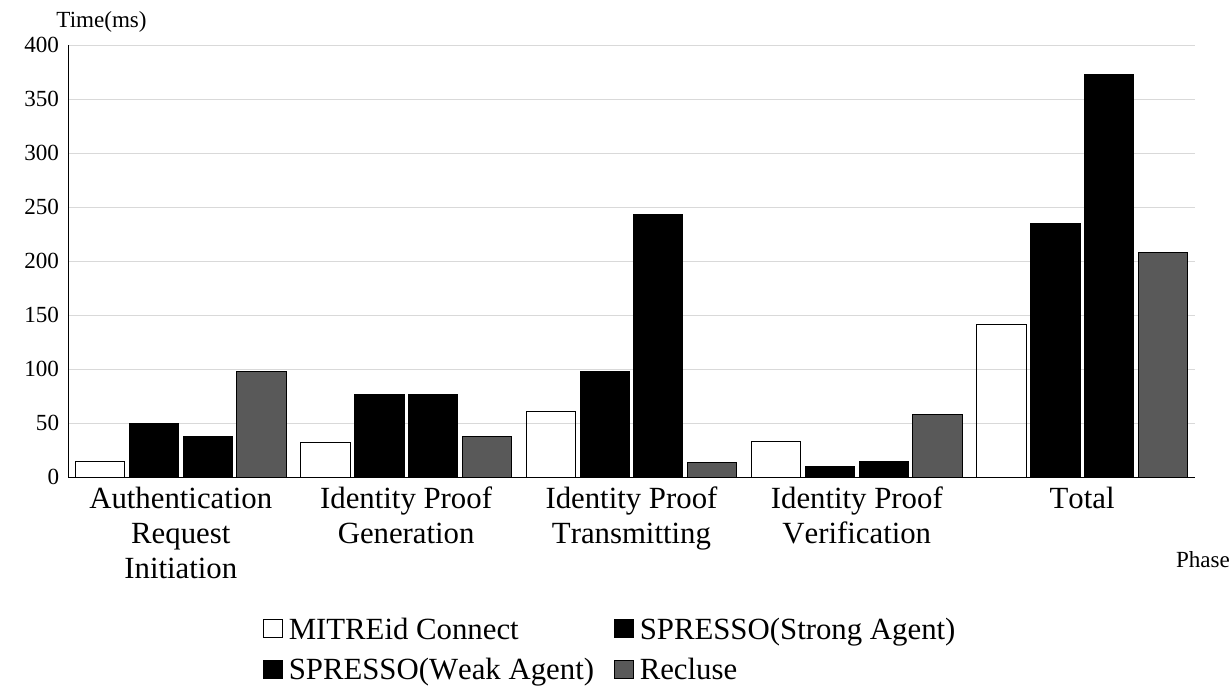
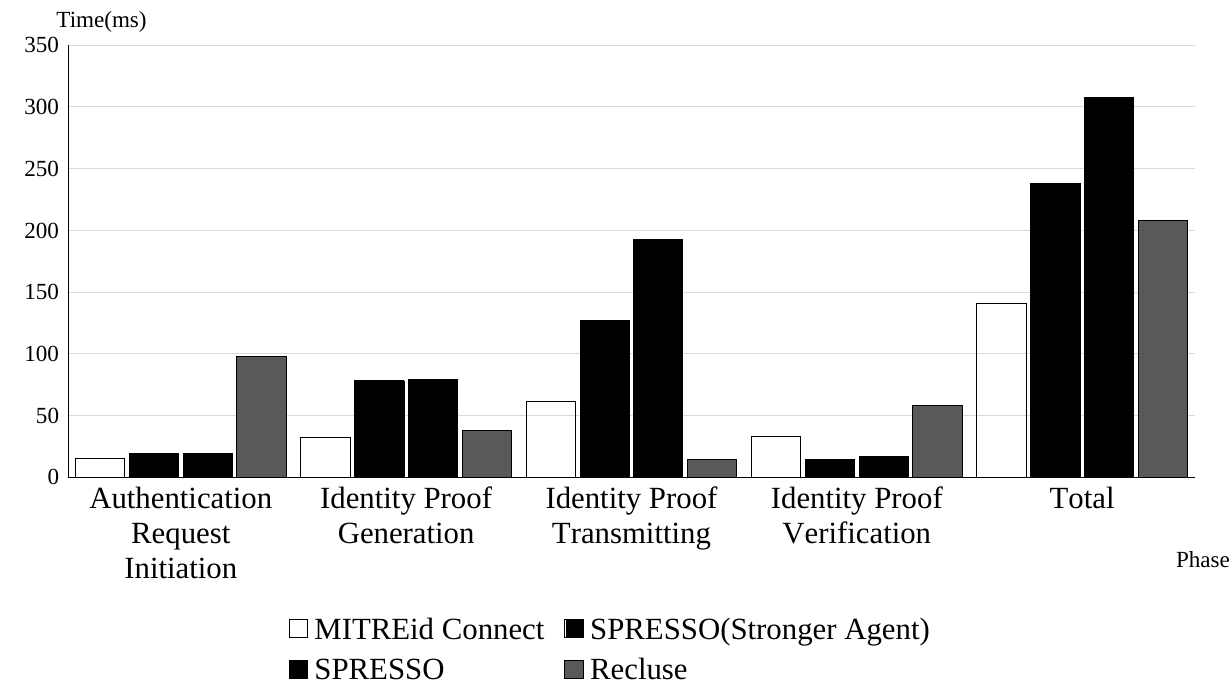
Before and after one commit to cqguo/OIDC-latex, a slide deck: slide 1 of documents/evaluation2.pptx. Drawn at 1232x693 pixels with LibreOffice and Linux fonts; fonts in the diff are those of the drawing. Boxes give left, top, right and bottom in pixels: in the first picture for what was removed or moved away, otherwise in the second. Text is boxed around its words. In the diff, an @@ line names an element or a change of style, - is before the commit and + after.

```diff
--- a/documents/evaluation2.pptx
+++ b/documents/evaluation2.pptx
@@ column chart at (0, 19, 1220, 693) @@
-SPRESSO(Strong Agent): 50, 80, 100, 10, 240
+SPRESSO(Stronger Agent): 20, 80, 130, 10, 240
-SPRESSO(Weak Agent): 40, 80, 240, 20, 370
+SPRESSO: 20, 80, 190, 20, 310
```
Also in this commit, not shown: 4 other files.
